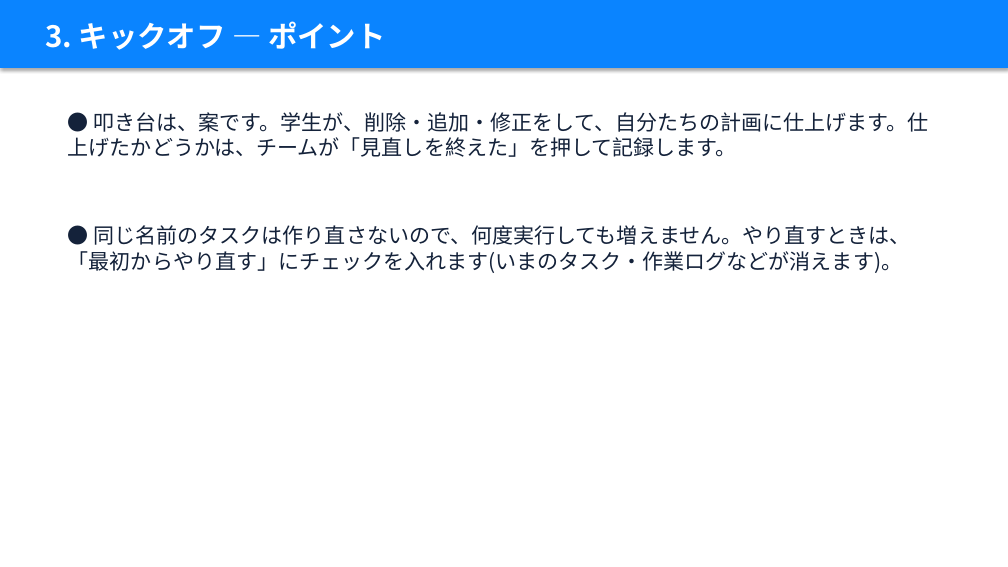
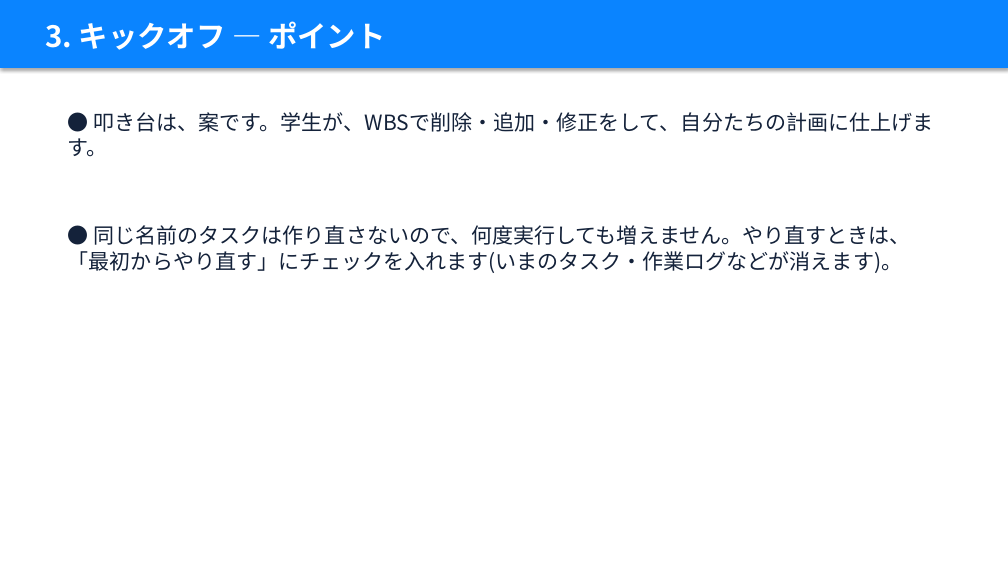
Before and after one commit to takky416-byte/sotsuken_pj_management, a slide deck: slide 13 of docs/manual/卒研PJ管理_説明資料_教員編.pptx. Drawn at 1008x567 pixels with LibreOffice and Linux fonts; fonts in the diff are those of the drawing. Boxes give left, top, right and bottom in pixels: in the first picture for what was removed or moved away, otherwise in the second. Text is boxed around its words. In the diff, an @@ line names an element or a change of style, - is before the commit and + after.

```diff
--- a/docs/manual/卒研PJ管理_説明資料_教員編.pptx
+++ b/docs/manual/卒研PJ管理_説明資料_教員編.pptx
@@ text at box(68, 112, 934, 157): text changed @@
-● 叩き台は、案です。学生が、削除・追加・修正をして、自分たちの計画に仕上げます。仕上げたかどうかは、チームが「見直しを終えた」を押して記録します。
+● 叩き台は、案です。学生が、WBSで削除・追加・修正をして、自分たちの計画に仕上げます。
```
Also in this commit, not shown: 6 other slides changed, 19 other files.
